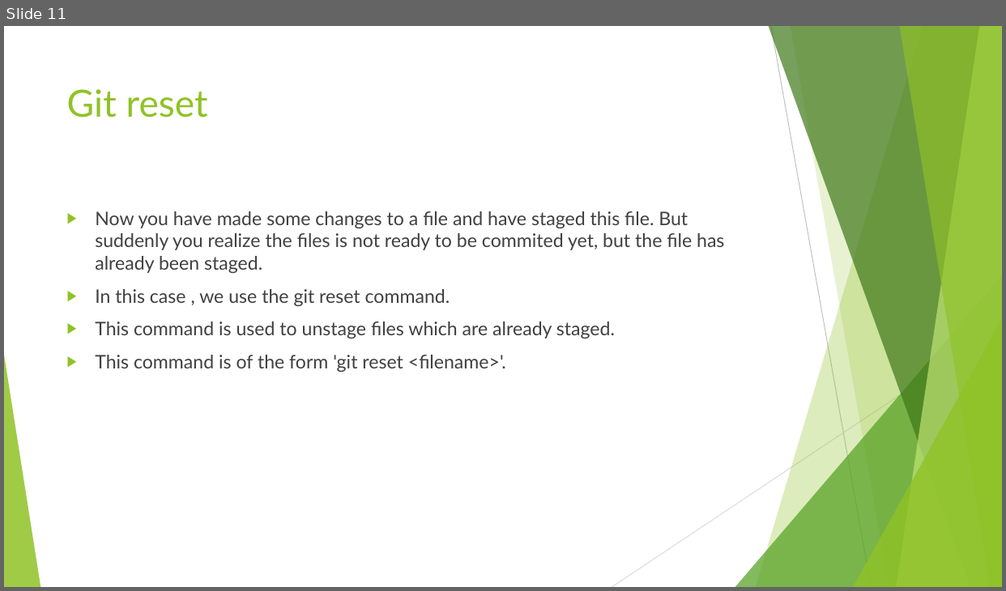
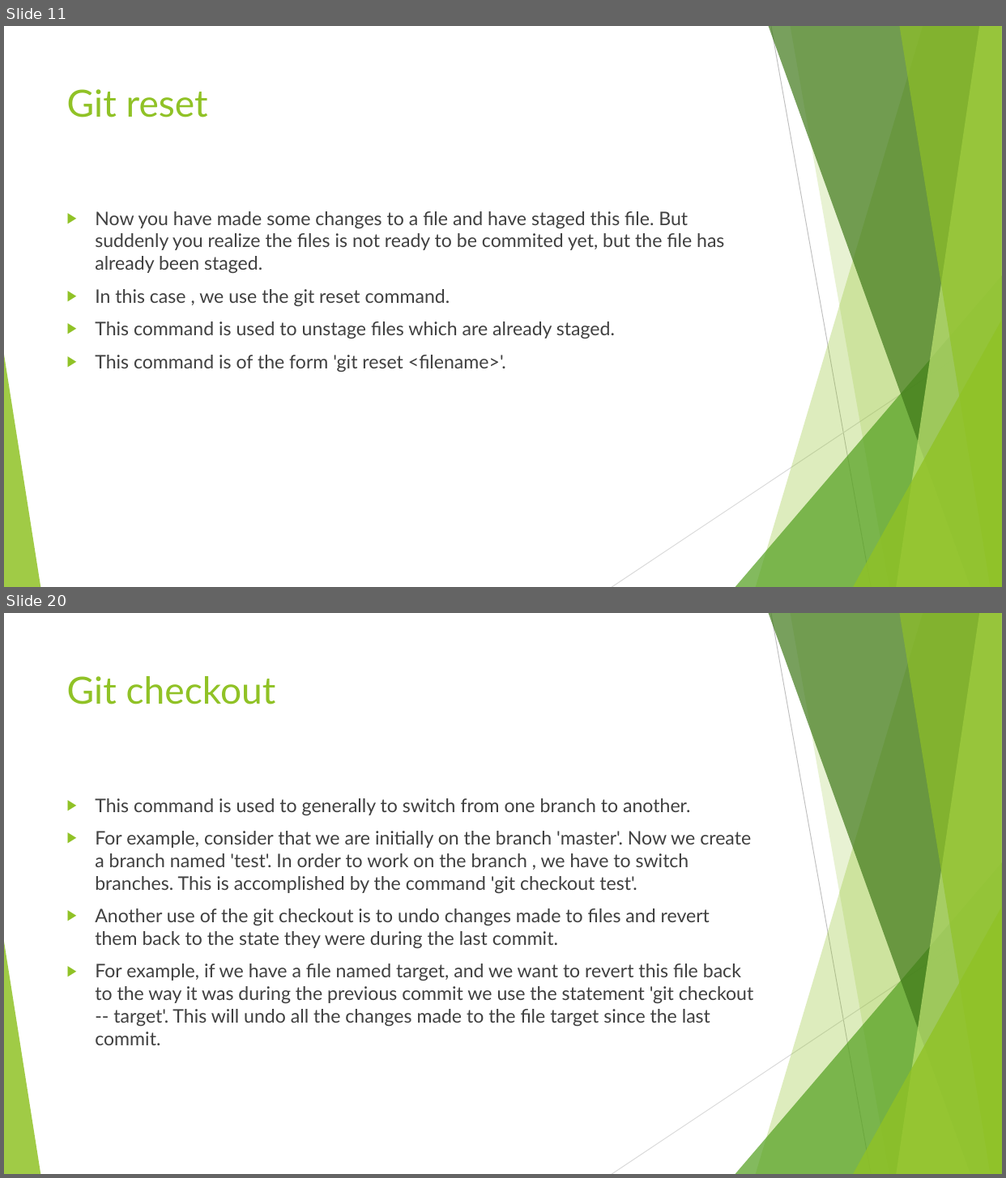
Before and after one commit to Gautam0401/My-Repo, a slide deck: GIT.pptx. Shown one above the other, each under a label of ours: slide 11 before the commit, slides 11 and 20 after it; the slides between them are not shown. The pictures are 1006x591 and 1006x1178 pixels, drawn with LibreOffice and Linux fonts; fonts in the diff are those of the drawing. Boxes give left, top, right and bottom in pixels: in the first picture for what was removed or moved away, otherwise in the second. Text is boxed around its words. In the diff, an @@ line names an element or a change of style, - is before the commit and + after.

```diff
--- a/GIT.pptx
+++ b/GIT.pptx
@@ slide 20 added at bbox=[4, 613, 1002, 1174], background #FFFFFF; not listed: 10 template elements that a slide beside it also shows @@
@@ title added at bbox=[67, 676, 276, 705], 36 pt, text #90C226 @@
+Git checkout
@@ text added at bbox=[95, 798, 753, 1046], 18 pt, text #404040 @@
+▶ This command is used to generally to switch from one branch to another.
+▶ For example, consider that we are initially on the branch 'master'. Now we create a branch named 'test'. In order to work on the branch , we have to switch branches. This is accomplished by the command 'git checkout test'.
+▶ Another use of the git checkout is to undo changes made to files and revert them back to the state they were during the last commit.
+▶ For example, if we have a file named target, and we want to revert this file back to the way it was during the previous commit we use the statement 'git checkout -- target'. This will undo all the changes made to the file target since the last commit.
```
Also in this commit, not shown: 9 other slides added.
